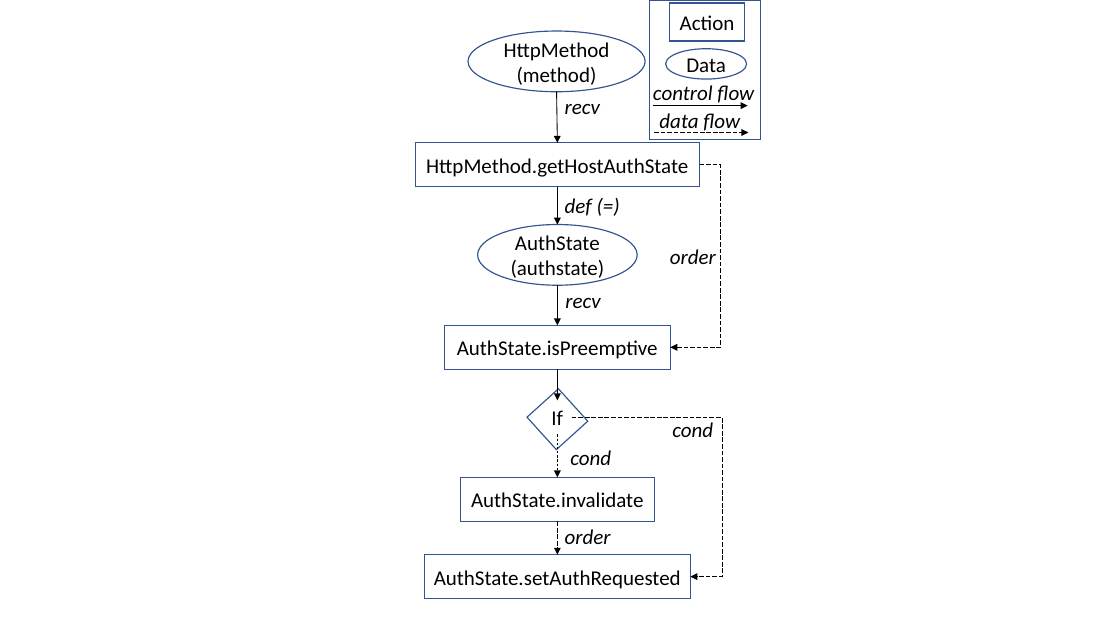
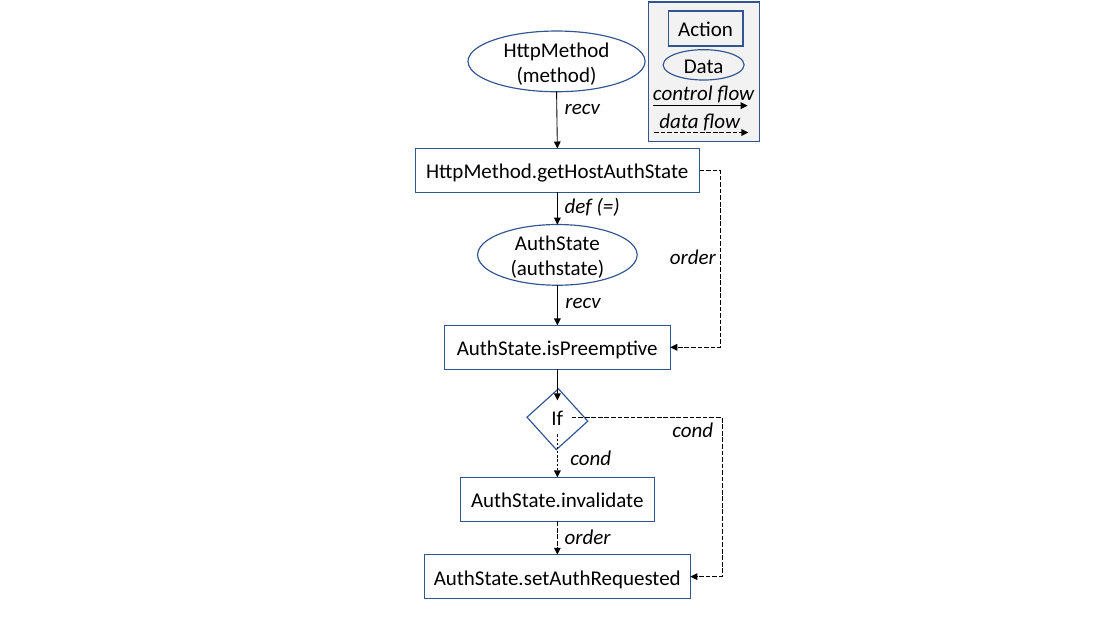
Before and after one commit to daleyli/api-misuse, a slide deck: slide 1 of figures.pptx. Drawn at 1120x630 pixels with LibreOffice and Linux fonts; fonts in the diff are those of the drawing. Boxes give left, top, right and bottom in pixels: in the first picture for what was removed or moved away, otherwise in the second. Text is boxed around its words. In the diff, an @@ line names an element or a change of style, - is before the commit and + after.

```diff
--- a/figures.pptx
+++ b/figures.pptx
@@ rectangle at (649, 2, 760, 141): fill none to #F2F2F2 @@
@@ rectangle "Action": place and size @@
-rectangle "Action" at (670, 3, 744, 41)
+rectangle "Action" at (668, 11, 743, 46)
@@ arrow moved from (557, 92) - (558, 143) to (557, 92) - (558, 149) @@
@@ rectangle "HttpMethod.getHostAuthState": place and size @@
-rectangle "HttpMethod.getHostAuthState" at (415, 143, 700, 187)
+rectangle "HttpMethod.getHostAuthState" at (415, 149, 700, 192)
@@ elbow arrow moved from (700, 165) - (670, 347) to (700, 171) - (670, 347) @@
@@ arrow moved from (558, 187) - (558, 224) to (558, 192) - (558, 224) @@
```
Also in this commit, not shown: 6 other files.
